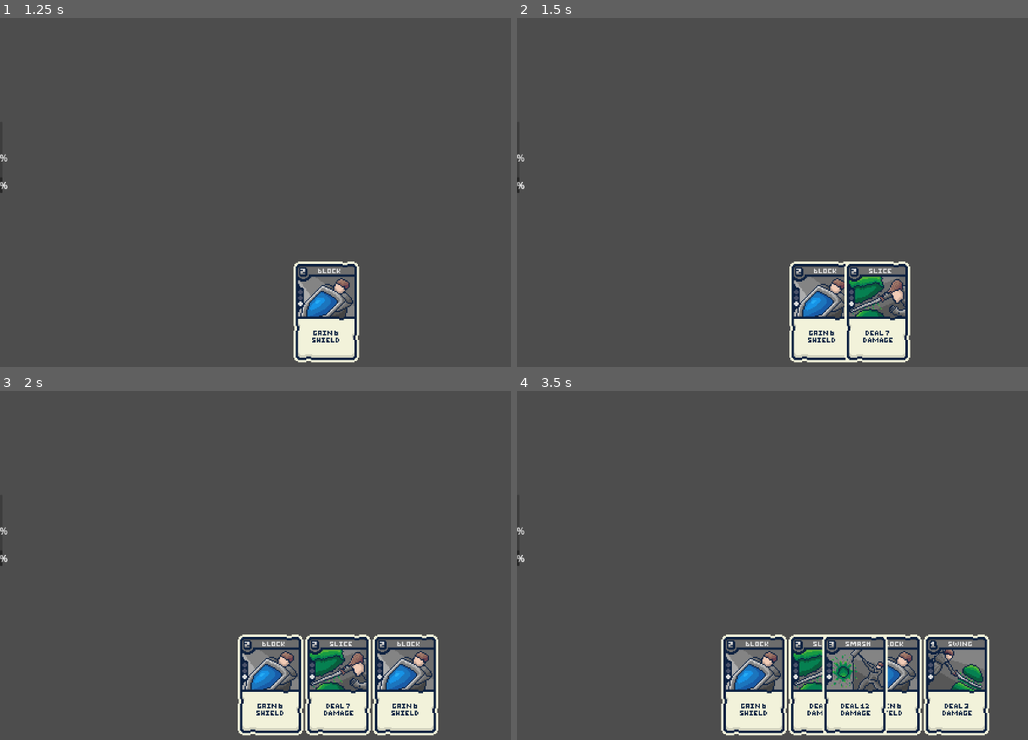
Above: before the commit, frames 1-4 (two rows, left to right).
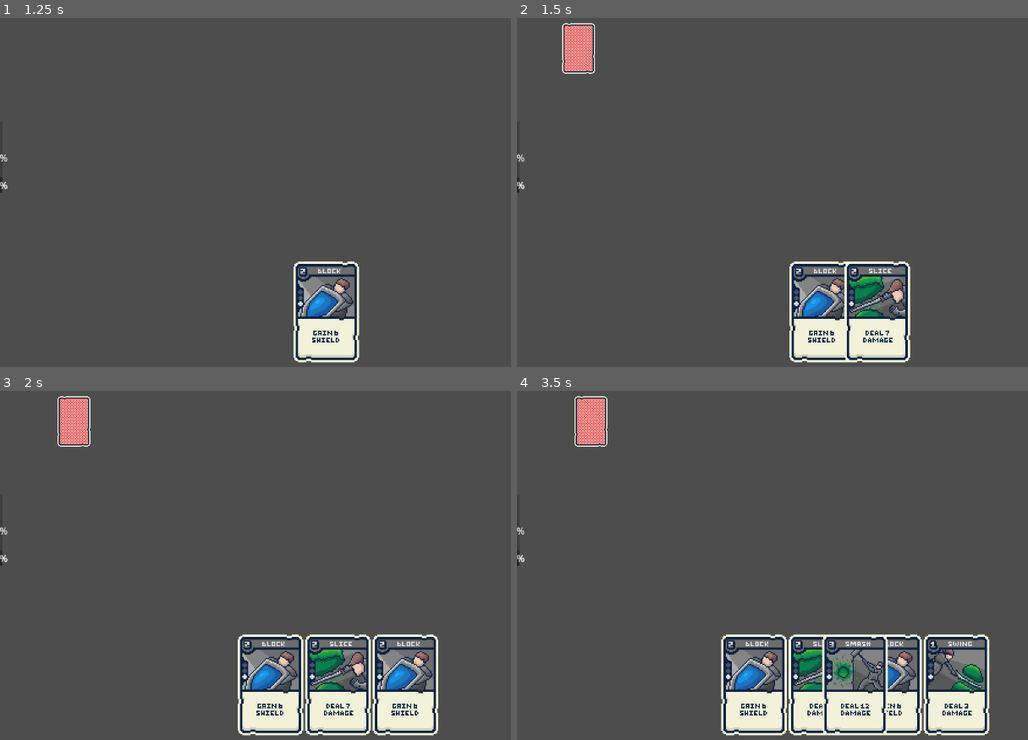
Above: after the commit, the same moments.

Repository: Fredeblok0912/Card_game
Game: Godot game, scene res://menu.tscn
Same seed, same stepped clock (60 frames per second), same inputs: the game is played once before the commit and once after it.
Inputs (mouse positions are in pixels of both pictures, inside the frame that each line leads up to):
- Up to frame 1 (1.25 s): click "Start Game" at 0.5 s
- Up to frame 2 (1.5 s): move the mouse to (844, 311) at 1.27 s; click (844, 311) at 1.42 s
- Up to frame 3 (2 s): no input
- Up to frame 4 (3.5 s): move the mouse to (854, 684) at 2.02 s; hold Down (ui_down) 2.03-2.78 s; click (854, 684) at 2.17 s; tap Enter at 2.75 s; move the mouse to (920, 684) at 2.77 s; click (920, 684) at 2.92 s

Frame 1 is identical in both runs. In frame 2, 0.9% of the frame differs, in the area x 8-16%, y 1-16%; in frame 3, 0.9%; in frame 4, 0.9%.

Commit message:
Moves player up to the right upwards of the cards

Diff:
--- a/Gamecode.gd
+++ b/Gamecode.gd
@@ -52,6 +52,7 @@
 	card.global_position = Vector2(-viewport_width, hand_y)
 	card.input_event.connect(_on_card_clicked.bind(card_id))
 	hand_sprites.append(card)
+	print("First card at:", hand_sprites[0].global_position)
 	_update_hand_positions()
 
 
@@ -74,6 +75,13 @@
 		print(Cardlist.discard_pile)
 
 
+func get_hand_center() -> Vector2:
+	if hand_sprites.is_empty():
+		return Vector2.ZERO
+	var first = hand_sprites[0].global_position
+	var last = hand_sprites[hand_sprites.size() - 1].global_position
+	return (first + last) / 2
+
 func _input(event):
 	if event.is_action_released("ui_down"):
 		draw_cards(1)
--- a/character.gd
+++ b/character.gd
@@ -1,5 +1,6 @@
 extends Node2D
 class_name Character
+@onready var gamecode: Node = get_node("/root/Gamecode")
 
 @export var health: int = 100
 @export var max_health: int = 100
@@ -22,6 +23,11 @@
 func add_shield(value: int):
 	shield = value
 
+func move_player():
+	var center = gamecode.get_hand_center()
+	sprite.global_position = center + Vector2(-450,-450)
+
+
 func _ready():
 	if not sprite and has_node("Sprite2D"):
 		sprite = $Sprite2D
--- a/game.tscn
+++ b/game.tscn
@@ -6,6 +6,7 @@
 [ext_resource type="PackedScene" uid="uid://ihjdbf3lqhh0" path="res://character.tscn" id="4_fc0e3"]
 [ext_resource type="Script" uid="uid://di04a0e3mofuf" path="res://player.gd" id="5_ryrav"]
 [ext_resource type="Script" uid="uid://cmn766he82vbq" path="res://Enemy1.gd" id="6_eow3j"]
+[ext_resource type="Texture2D" uid="uid://c04dlj38bnf0d" path="res://Art/Cards/000 Cardback.png" id="6_vef74"]
 [ext_resource type="Script" uid="uid://c5s5jmgmth824" path="res://Enemy2.gd" id="7_eow3j"]
 [ext_resource type="Script" uid="uid://bkwp530evyem" path="res://Enemy3.gd" id="8_j5wjh"]
 
@@ -22,6 +23,9 @@
 script = ExtResource("3_feb5d")
 
 [node name="Character" parent="." instance=ExtResource("4_fc0e3")]
+health = 100
+max_health = 100
+shield = 0
 
 [node name="Player" type="Node2D" parent="Character" node_paths=PackedStringArray("sprite", "health_bar")]
 script = ExtResource("5_ryrav")
@@ -30,6 +34,7 @@
 metadata/_custom_type_script = "uid://di04a0e3mofuf"
 
 [node name="Sprite2D" type="Sprite2D" parent="Character/Player"]
+texture = ExtResource("6_vef74")
 
 [node name="ProgressBar" type="ProgressBar" parent="Character/Player"]
 offset_right = 4.0
--- a/player.gd
+++ b/player.gd
@@ -2,5 +2,5 @@
 class_name Player
 
 
-func _ready():
-	hide_sprite()
+func _process(delta: float):
+	move_player()
Not shown: 1 places in game.tscn that only renumber resources
